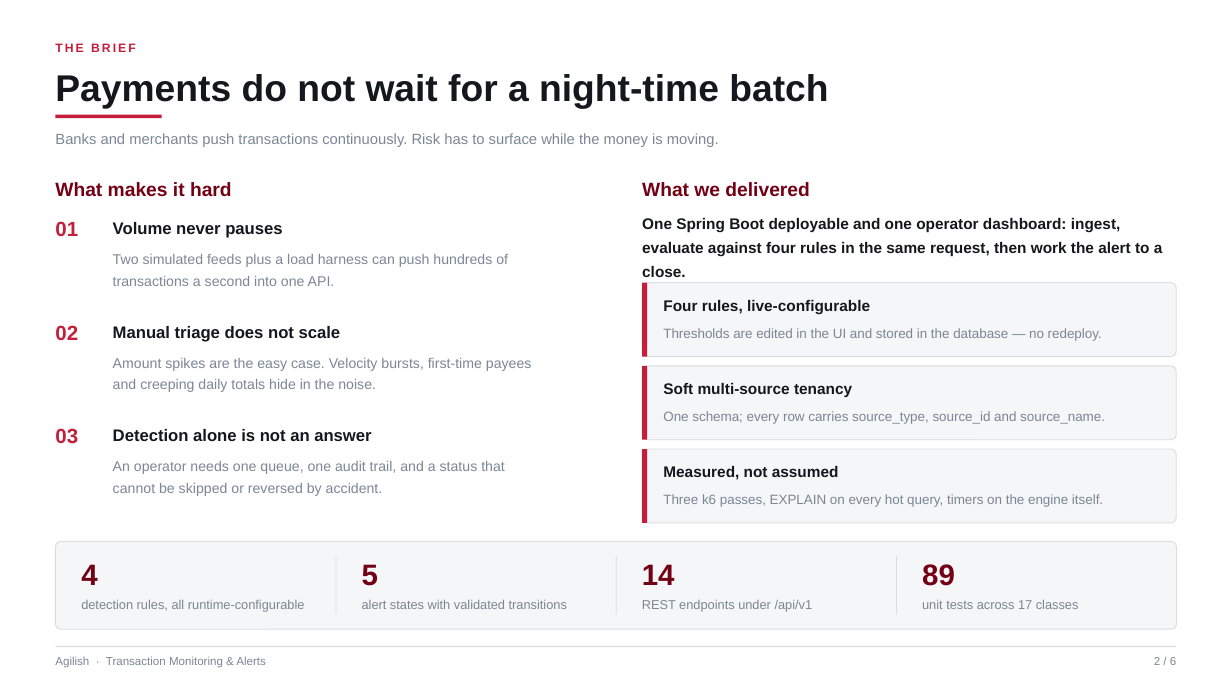
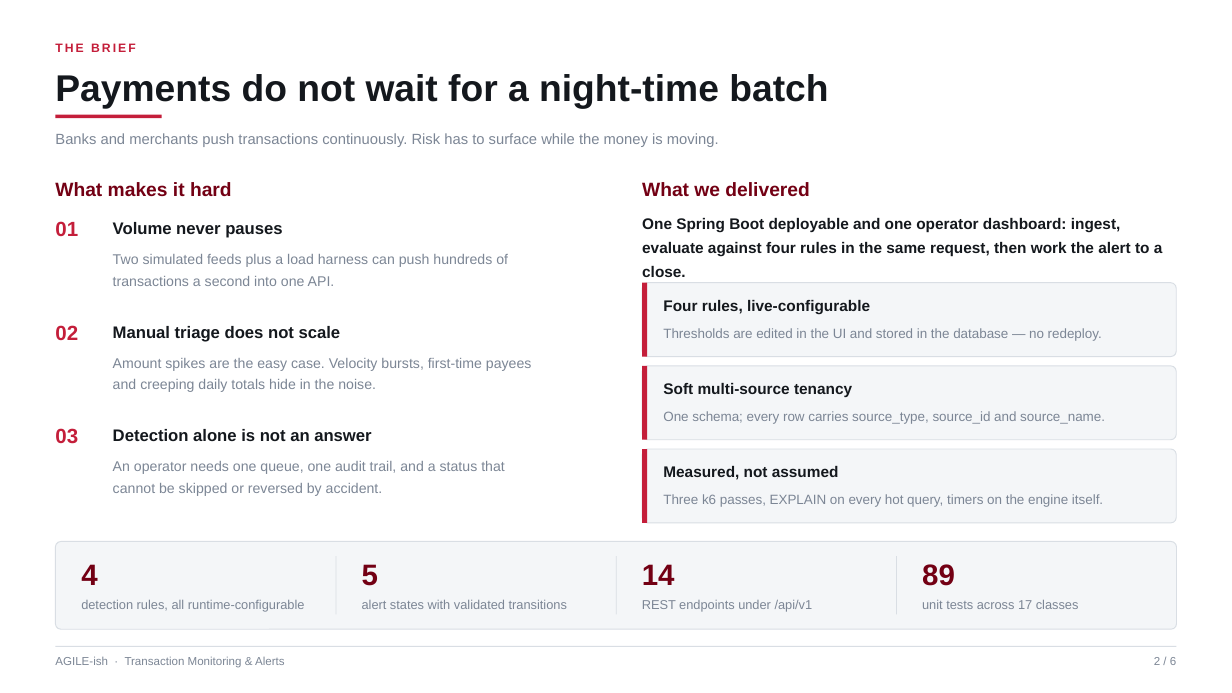
Before and after one commit to IamUsike/democd, a slide deck: slide 2 of FINAL-PRESENTATION.pptx. Drawn at 1232x693 pixels with LibreOffice and Linux fonts; fonts in the diff are those of the drawing. Boxes give left, top, right and bottom in pixels: in the first picture for what was removed or moved away, otherwise in the second. Text is boxed around its words. In the diff, an @@ line names an element or a change of style, - is before the commit and + after.

```diff
--- a/FINAL-PRESENTATION.pptx
+++ b/FINAL-PRESENTATION.pptx
@@ text at [55, 656, 285, 668]: text changed @@
-Agilish · Transaction Monitoring & Alerts
+AGILE-ish · Transaction Monitoring & Alerts
```
Also in this commit, not shown: 4 other slides changed, 1 slide added, 1 slide removed, 1 other file.
